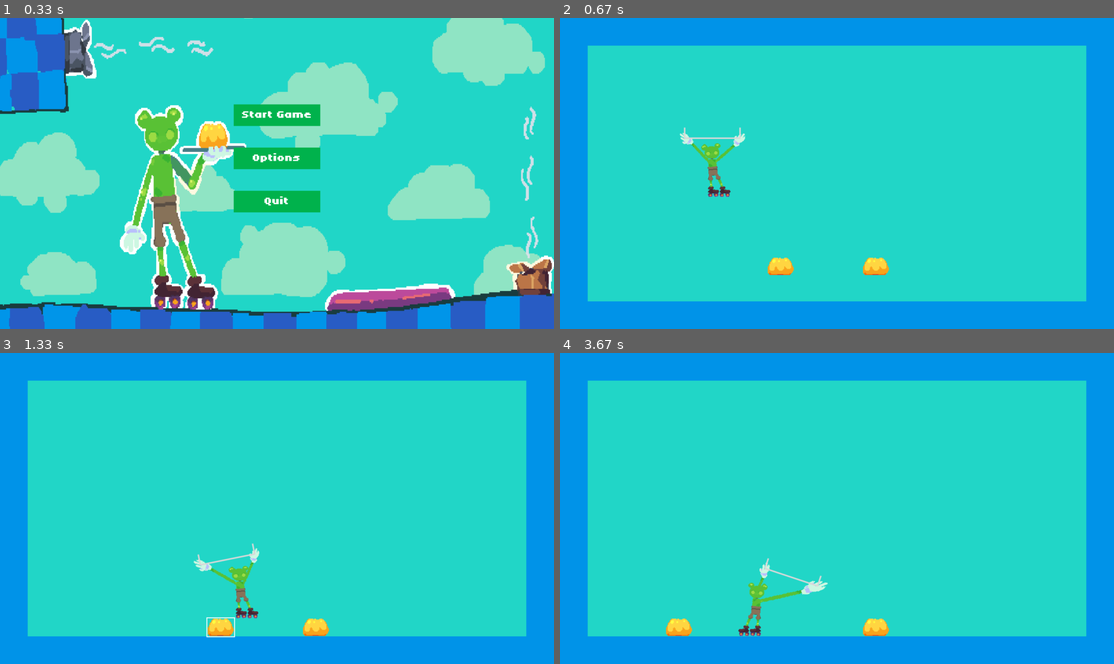
Above: before the commit, frames 1-4 (two rows, left to right).
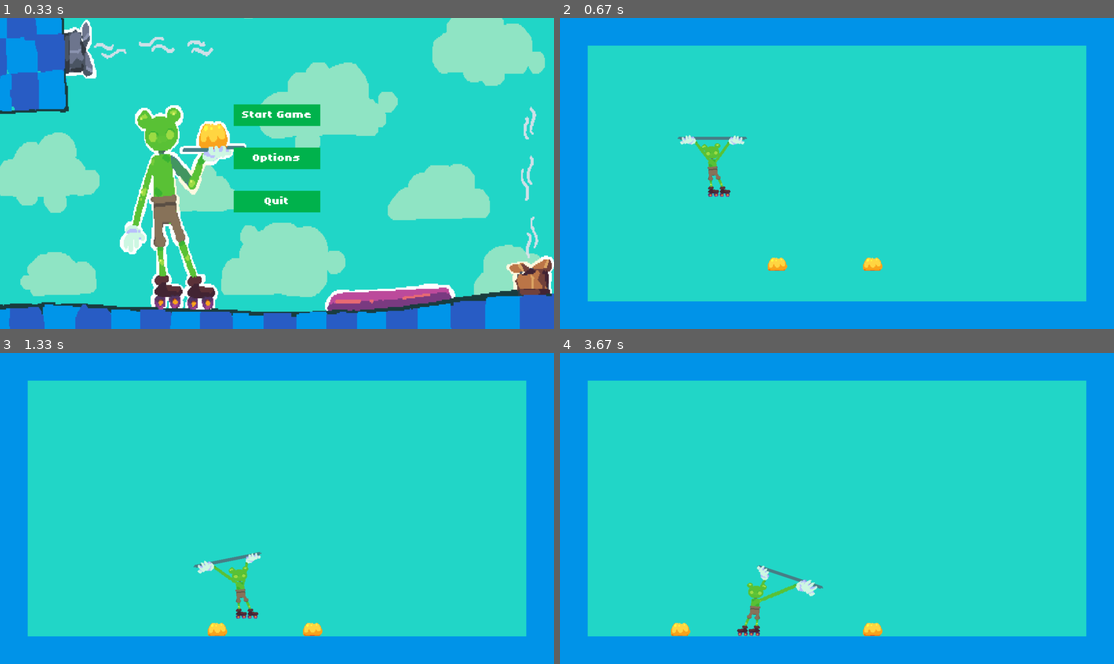
Above: after the commit, the same moments.

Repository: Aurnyxci/LOVE-Jam-2026-B
Game: LÖVE game, started from Love Jam 2026B/main.lua
Two runs of this game, one before a commit and one after it. Both use one fixed random seed, a clock stepped at 60 frames per second and the inputs below.
Inputs (mouse positions are in pixels of both pictures, inside the frame that each line leads up to):
- Up to frame 1 (0.33 s): no input
- Up to frame 2 (0.67 s): click "Start Game" at 0.38 s
- Up to frame 3 (1.33 s): hold D 0.67-1.13 s; move the mouse to (277, 530) at 0.7 s; hold D from 1.17 s (still down)
- Up to frame 4 (3.67 s): release D at 1.63 s; hold A 1.67-2.2 s; hold A 2.23-2.63 s; hold D 2.67-3.3 s; hold A from 3.33 s (still down)

Frame 1 is identical in both runs. In frame 2, 0.7% of the frame differs, in the area x 21-60%, y 35-83%; in frame 3, 0.9%; in frame 4, 1.0%, in the area x 19-60%, y 66-92%.

Commit message:
Add files via upload

Diff:
--- a/Love Jam 2026B/game.lua
+++ b/Love Jam 2026B/game.lua
@@ -55,7 +55,7 @@
     vx = 0,
     vy = 0,
     tilt = 0,
-    sideH = 24
+    extend = 16
 }
 
 -- Temp Items
@@ -63,14 +63,14 @@
     {
         x = 480,
         y = 524,
-        w = 60,
-        h = 40
+        w = 45,
+        h = 30
     },
     {
         x = 700,
         y = 524,
-        w = 60,
-        h = 40
+        w = 45,
+        h = 30
     }
 }
 
@@ -84,7 +84,14 @@
 -- The player is assembled from several layered sprites (body, legs, head)
 local playerSprites
 local itemSprite
-local armSprite
+-- Left and right arm sprites with their own shoulder(anchor)/hand positions
+local armLSprite
+local armRSprite
+local ARM_L_ANCHOR_X, ARM_L_ANCHOR_Y = 37, 41
+local ARM_L_HAND_X, ARM_L_HAND_Y = 14, 6
+local ARM_R_ANCHOR_X, ARM_R_ANCHOR_Y = 2, 41
+local ARM_R_HAND_X, ARM_R_HAND_Y = 27, 6
+local traySprite
 
 local fixtureTags = {}
 
@@ -122,24 +129,18 @@
     return tray.x - dx, tray.y + dy, tray.x + dx, tray.y - dy
 end
 
--- These values are shoulder and hand's end position, so the arm can be stretched between the shoulder and the tray end
-local ARM_ANCHOR_X, ARM_ANCHOR_Y = 22, 2
-local ARM_HAND_X, ARM_HAND_Y = 9, 44
-local ARM_LENGTH = math.sqrt(
-    (ARM_HAND_X - ARM_ANCHOR_X) ^ 2 + (ARM_HAND_Y - ARM_ANCHOR_Y) ^ 2
-)
-
-local function drawArm(startX, startY, endX, endY)
+local function drawArm(sprite, anchorX, anchorY, handX, handY, startX, startY, endX, endY)
     local dx = endX - startX
     local dy = endY - startY
-    local stretch = math.sqrt(dx * dx + dy * dy) / ARM_LENGTH
+    local armLength = math.sqrt((handX - anchorX) ^ 2 + (handY - anchorY) ^ 2)
+    local stretch = math.sqrt(dx * dx + dy * dy) / armLength
     local width = 1 + (stretch - 1) * 0.2
     local handAngle = math.atan2(
-        (ARM_HAND_Y - ARM_ANCHOR_Y) * stretch,
-        (ARM_HAND_X - ARM_ANCHOR_X) * width
+        (handY - anchorY) * stretch,
+        (handX - anchorX) * width
     )
 
-    love.graphics.draw(armSprite, startX, startY, math.atan2(dy, dx) - handAngle, width, stretch, ARM_ANCHOR_X, ARM_ANCHOR_Y)
+    love.graphics.draw(sprite, startX, startY, math.atan2(dy, dx) - handAngle, width, stretch, anchorX, anchorY)
 end
 
 local function drawArms()
@@ -151,8 +152,8 @@
     local shoulderX = player.x + player.w * 0.5
     local shoulderY = player.y + player.h - 81 * player.scaleY
 
-    drawArm(shoulderX - 7 * player.scaleX, shoulderY, leftX, leftY)
-    drawArm(shoulderX + 7 * player.scaleX, shoulderY, rightX, rightY)
+    drawArm(armLSprite, ARM_L_ANCHOR_X, ARM_L_ANCHOR_Y, ARM_L_HAND_X, ARM_L_HAND_Y, shoulderX - 7 * player.scaleX, shoulderY, leftX, leftY)
+    drawArm(armRSprite, ARM_R_ANCHOR_X, ARM_R_ANCHOR_Y, ARM_R_HAND_X, ARM_R_HAND_Y, shoulderX + 7 * player.scaleX, shoulderY, rightX, rightY)
 end
 
 function Game.enter(self)
@@ -194,28 +195,14 @@
         fixtureTags[platformFixture] = platform.tag
     end
 
-    -- Tray Physics
+    -- Tray Physics, collider matches the flat plate sprite
     trayBody = love.physics.newBody(world, tray.x, player.y - tray.gap, "kinematic")
     local trayFixture = love.physics.newFixture(
         trayBody,
-        love.physics.newRectangleShape(tray.halfW * 2, 6)
+        love.physics.newRectangleShape(tray.halfW * 2, 8)
     )
     trayFixture:setFriction(1.5)
     trayFixture:setGroupIndex(-1)
-
-    local leftTrayFixture = love.physics.newFixture(
-        trayBody,
-        love.physics.newRectangleShape(-tray.halfW + 3, -3 - tray.sideH * 0.5, 6, tray.sideH)
-    )
-    leftTrayFixture:setFriction(1.5)
-    leftTrayFixture:setGroupIndex(-1)
-
-    local rightTrayFixture = love.physics.newFixture(
-        trayBody,
-        love.physics.newRectangleShape(tray.halfW - 3, -3 - tray.sideH * 0.5, 6, tray.sideH)
-    )
-    rightTrayFixture:setFriction(1.5)
-    rightTrayFixture:setGroupIndex(-1)
 
     -- Items Physics
     for _, item in ipairs(items) do
@@ -231,7 +218,7 @@
         item.fixture = love.physics.newFixture(
             item.body,
             -- trapezoid fitted to the jelly sprite -> wide bottom, narrower top
-            love.physics.newPolygonShape(-24, 20, 24, 20, 18, -20, -18, -20)
+            love.physics.newPolygonShape(-18, 15, 18, 15, 13.5, -15, -13.5, -15)
         )
         item.fixture:setFriction(1.5)
         item.fixture:setRestitution(0.1)
@@ -253,8 +240,12 @@
         table.insert(playerSprites, love.graphics.newImage("assets/sprites/layered/" .. partName .. ".png"))
     end
 
-    -- Arm
-    armSprite = love.graphics.newImage("assets/sprites/unique/5-left_arm.png")
+    -- Arms
+    armLSprite = love.graphics.newImage("assets/sprites/unique/armL_rev01.png")
+    armRSprite = love.graphics.newImage("assets/sprites/unique/armR_rev01.png")
+
+    -- Tray
+    traySprite = love.graphics.newImage("assets/sprites/unique/plate_rev01.png")
 
     -- Item
     itemSprite = love.graphics.newImage("assets/sprites/unique/7-jelly.png")
@@ -389,6 +380,11 @@
         love.graphics.rectangle("fill", platform.x, platform.y, platform.w, platform.h)
     end
 
+    -- Draw Tray (behind hands)
+    love.graphics.setColor(1, 1, 1)
+    local s = (tray.halfW * 2 + tray.extend * 2) / traySprite:getWidth()
+    love.graphics.draw(traySprite, tray.x, tray.y, -tray.tilt, s, s, traySprite:getWidth() * 0.5, traySprite:getHeight() * 0.5)
+
     drawArms()
 
     -- Draw Player
@@ -400,17 +396,6 @@
     for _, sprite in ipairs(playerSprites) do
         love.graphics.draw(sprite, player.x + player.w * 0.5, player.y + player.h, 0, player.scaleX * player.facing, player.scaleY, 31, 128)
     end
-
-    -- Draw Tray (Temp Test)
-    local leftX, leftY, rightX, rightY = trayEnds()
-    love.graphics.setColor(0.85,0.85,0.85)
-    love.graphics.setLineWidth(3)
-    love.graphics.line(leftX, leftY, rightX, rightY)
-
-    local sideOffsetX = math.sin(tray.tilt) * tray.sideH
-    local sideOffsetY = math.cos(tray.tilt) * tray.sideH
-    love.graphics.line(leftX, leftY, leftX - sideOffsetX, leftY - sideOffsetY)
-    love.graphics.line(rightX, rightY, rightX - sideOffsetX, rightY - sideOffsetY)
 
     -- Draw Items
     for _, item in ipairs(items) do
@@ -419,7 +404,7 @@
         love.graphics.translate(itemX, itemY)
         love.graphics.setColor(1, 1, 1)
         -- scale around the sprite's bottom, keep the jelly stays on the ground
-        love.graphics.draw(itemSprite, 0, 20, 0, 2 * (1 + (1 - item.squash) * 0.7), 2 * item.squash, itemSprite:getWidth() * 0.5, itemSprite:getHeight())
+        love.graphics.draw(itemSprite, 0, 15, 0, 1.5 * (1 + (1 - item.squash) * 0.7), 1.5 * item.squash, itemSprite:getWidth() * 0.5, itemSprite:getHeight())
         if item == nearbyItem then
             love.graphics.setColor(1, 1, 1)
             love.graphics.setLineWidth(2)
Binary file added: Love Jam 2026B/assets/sprites/unique/armL_rev01.png
Binary file added: Love Jam 2026B/assets/sprites/unique/armR_rev01.png
Binary file added: Love Jam 2026B/assets/sprites/unique/plate_rev01.png
